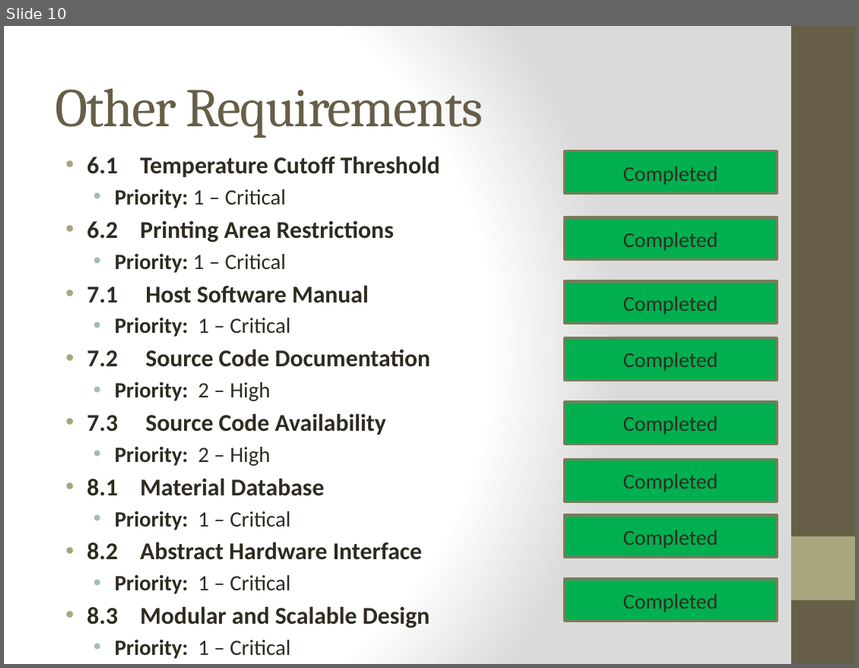
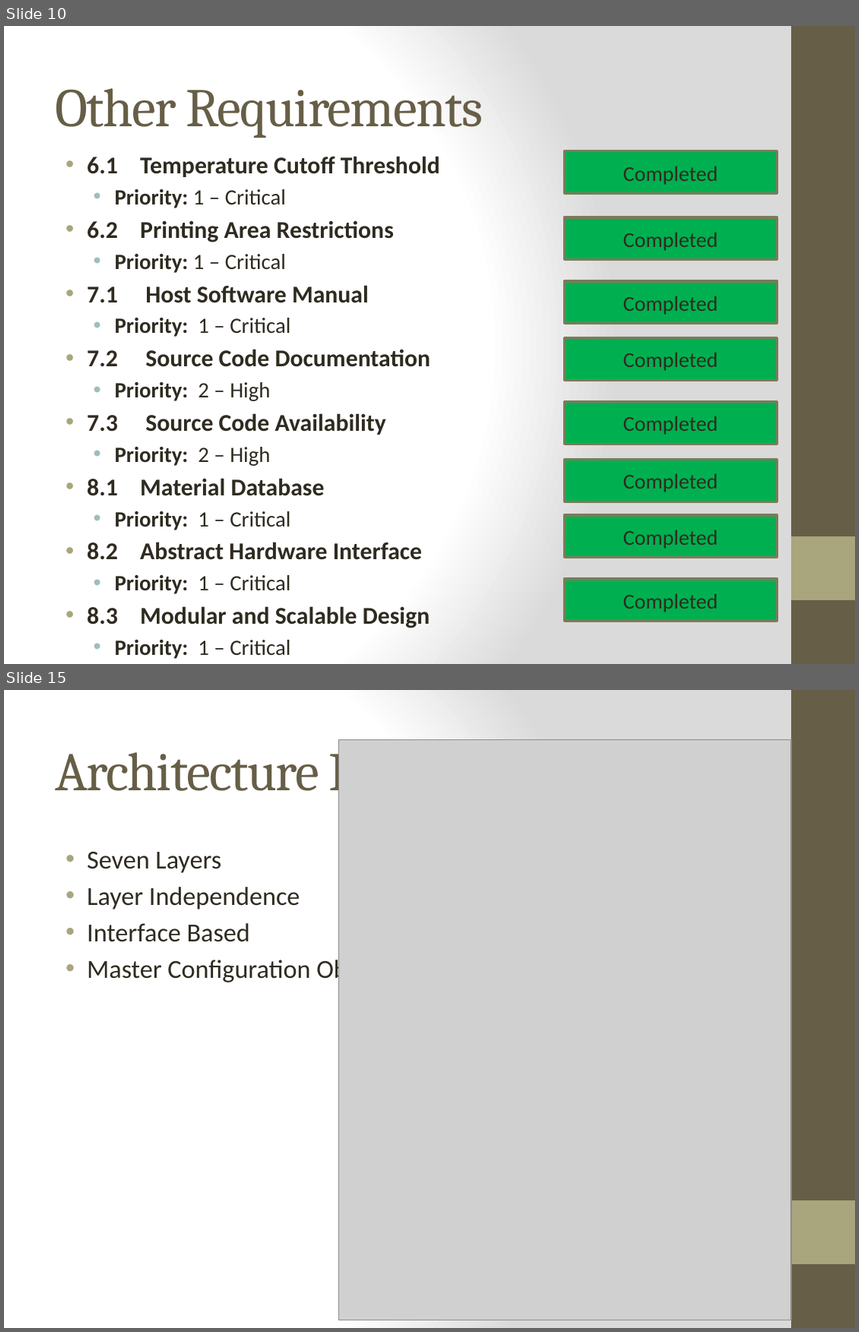
Before and after one commit to qpHalcy0n/SRDesign, a slide deck: Final Presentation/Ink3d Final Presentation.pptx. Shown one above the other, each under a label of ours: slide 10 before the commit, slides 10 and 15 after it; the slides between them are not shown. The pictures are 859x668 and 859x1332 pixels, drawn with LibreOffice and Linux fonts; fonts in the diff are those of the drawing; grey boxes stand for pictures. Boxes give left, top, right and bottom in pixels: in the first picture for what was removed or moved away, otherwise in the second. Text is boxed around its words. In the diff, an @@ line names an element or a change of style, - is before the commit and + after.

```diff
--- a/Final Presentation/Ink3d Final Presentation.pptx
+++ b/Final Presentation/Ink3d Final Presentation.pptx
@@ slide 15 added at (4, 690, 855, 1328), background gradient #FFFFFF to #DADADA; not listed: 2 template elements that a slide beside it also shows @@
@@ title added at (55, 740, 473, 802), 46 pt, text #675E47 @@
+Architecture Design
@@ picture added at (338, 739, 791, 1320) @@
@@ text added at (87, 852, 386, 985), 22 pt, text #2F2B20 @@
+• Seven Layers
+• Layer Independence
+• Interface Based
+• Master Configuration Object
```
Also in this commit, not shown: 22 other slides added, 2 other files.
